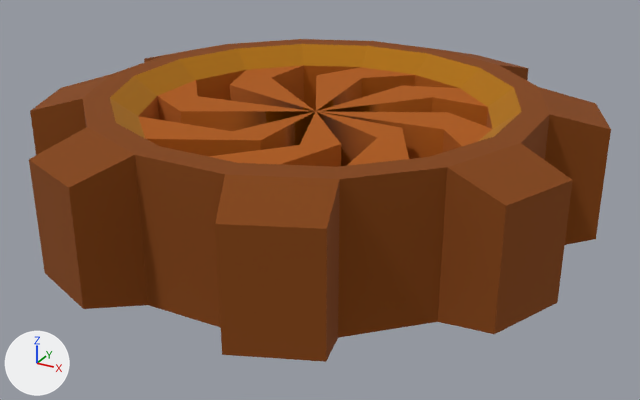
Two versions of the glTF model SpotTheDifference/models/obj_gear03_hard.gltf, one commit apart.
Both versions are drawn from a 50 mm lens placed at (1.46, -2.62, 1.404), pointed at (0.043, -0.044, 0.116). The lights are fixed; the arrows at lower left show +X, +Y and +Z. Objects named as collision shapes, trigger or cutter boxes, shadow casters or lower levels of detail are left out.

The first picture shows 'obj_gear03_hard'.
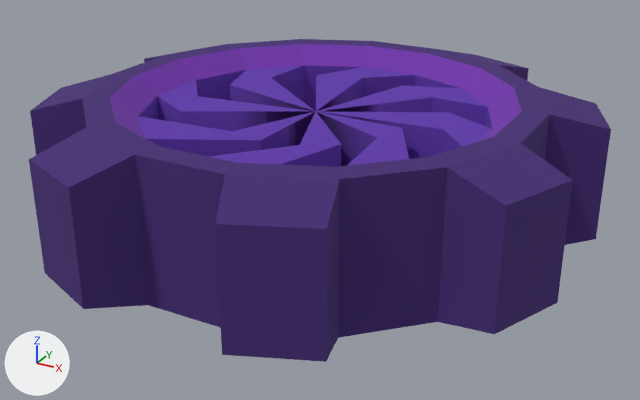
Edits to the bpy script that builds the scene:
```text
Add img_obj_global_steampunk02:
    img_obj_global_steampunk02 = load_image('obj_global_steampunk02', 'textures/obj_global_steampunk02.png', 1024, 1024, 'sRGB')
Change mat_obj_global_steampunk02:
    where n2 = _N.new('ShaderNodeTexImage'); n2.name = 'Image Texture'
    n2.image: img_obj_global_steampunk -> img_obj_global_steampunk02
    where n3 = _N.new('ShaderNodeTexImage'); n3.name = 'Image Texture.001'
    n3.image: img_obj_global_steampunk -> img_obj_global_steampunk02
```

Boxes [x1, y1, x2, y2] around the edits, measured in the pictures (640 x 400 px):
'obj_gear03_hard', surface changed (brown to purple): [29, 39, 611, 362] in both
